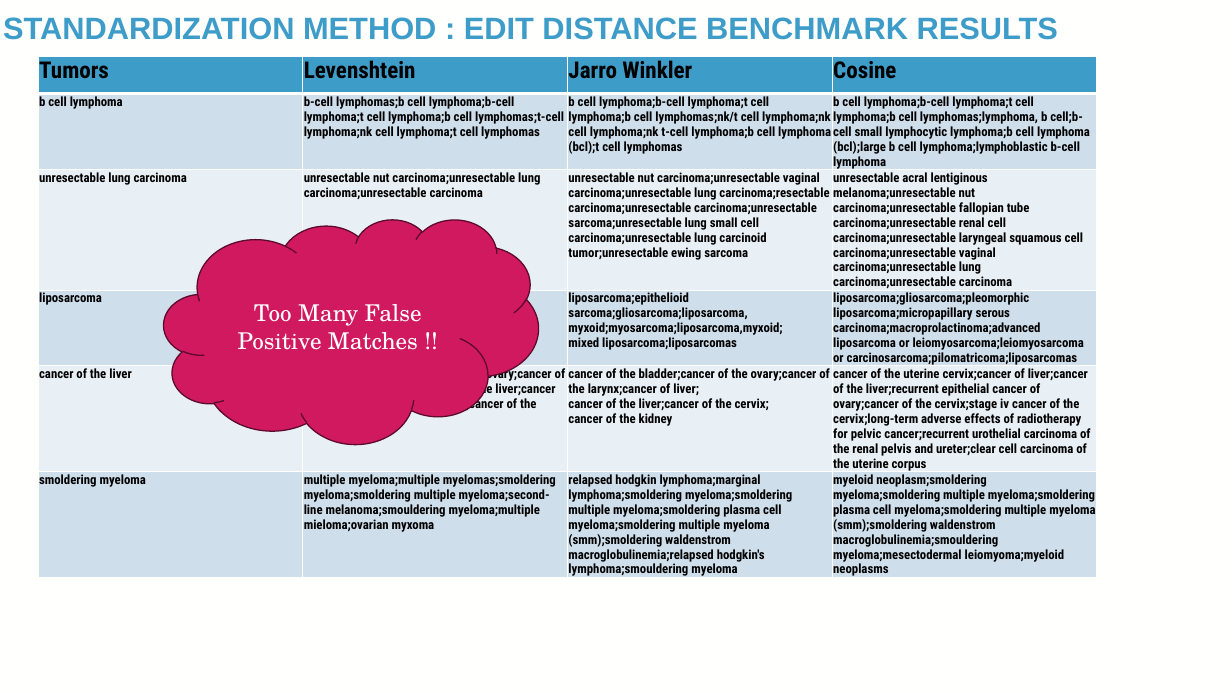
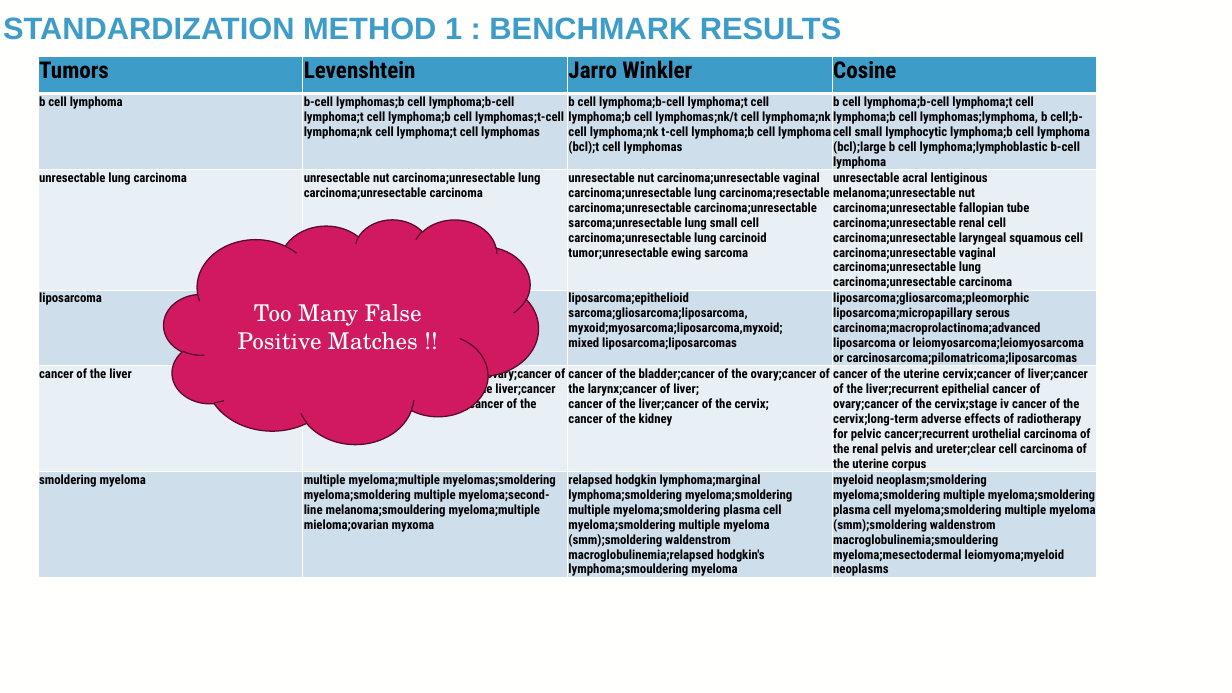
Before and after one commit to TaylorResearchLab/CANTOS, a slide deck: slide 15 of presentations/BIG_2024.pptx. Drawn at 1232x693 pixels with LibreOffice and Linux fonts; fonts in the diff are those of the drawing; background and template pictures are left out. Boxes give left, top, right and bottom in pixels: in the first picture for what was removed or moved away, otherwise in the second. Text is boxed around its words. In the diff, an @@ line names an element or a change of style, - is before the commit and + after.

Commit message:
adding method 2 pipeline

```diff
--- a/presentations/BIG_2024.pptx
+++ b/presentations/BIG_2024.pptx
@@ title at (x1=3, y1=17, x2=841, y2=40): text changed @@
-STANDARDIZATION METHOD : EDIT DISTANCE BENCHMARK RESULTS
+STANDARDIZATION METHOD 1 : BENCHMARK RESULTS
```
Also in this commit, not shown: 3 other slides changed, 2 slides added, 2 other files.
